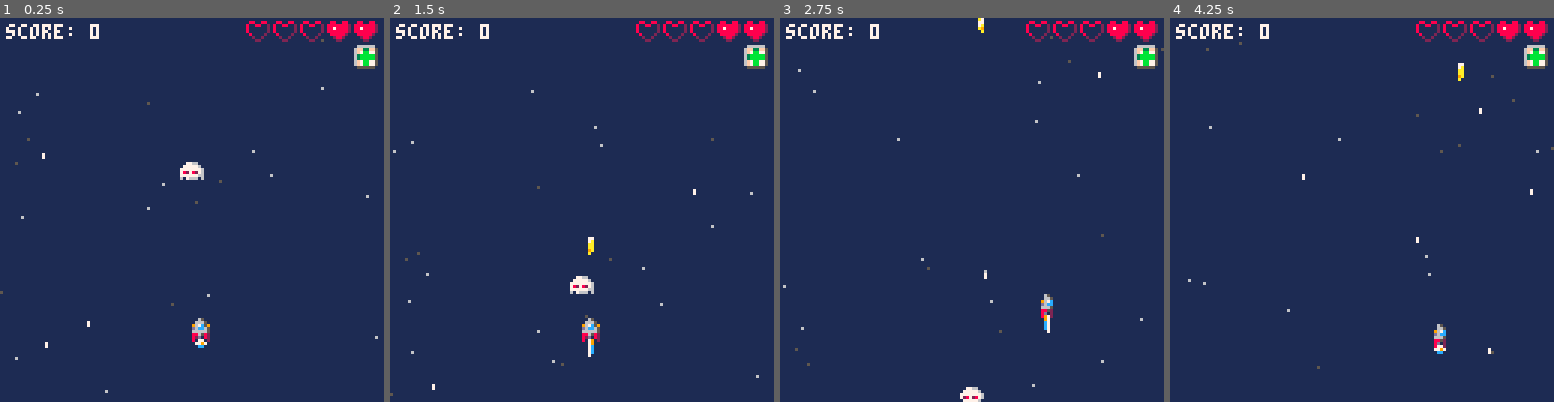
Above: before the commit, frames 1-4 (left to right).
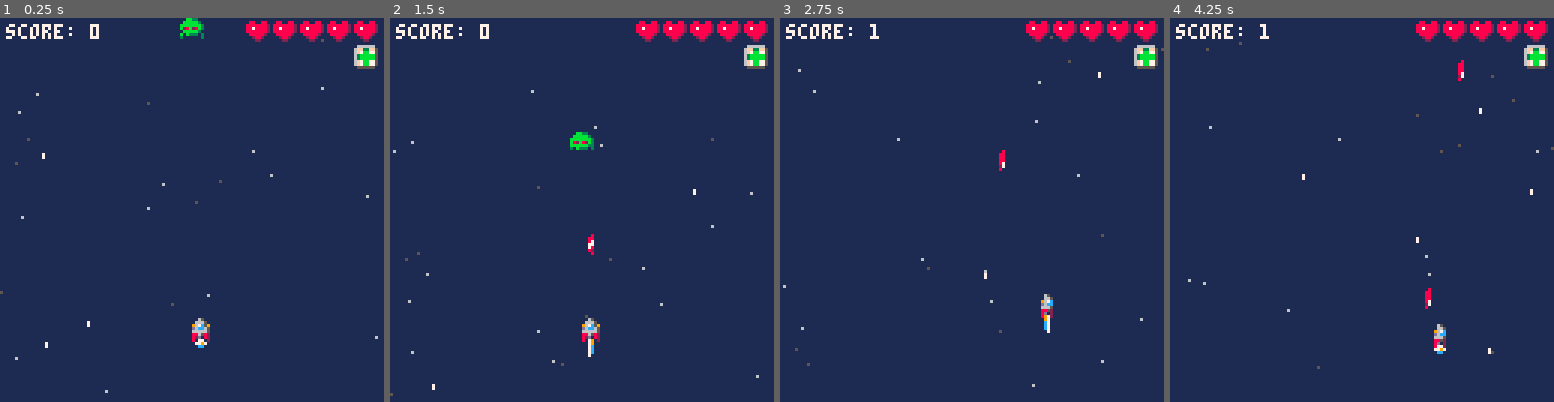
Above: after the commit, the same moments.

Repository: MrDoggyPants/pico-8
Game: PICO-8 cartridge carts/ship.p8
Same seed, same stepped clock (60 frames per second), same inputs: the game is played once before the commit and once after it.
Inputs:
- Up to frame 1 (0.25 s): no input
- Up to frame 2 (1.5 s): tap X (X key) at 0.33, 1.07 s
- Up to frame 3 (2.75 s): hold Right 1.6-2.1 s; tap X (X key) at 1.85 s; hold Up 2.15-2.42 s; hold Right from 2.47 s (still down)
- Up to frame 4 (4.25 s): tap X (X key) at 2.97, 4.08 s; release Right at 3.03 s; hold Left 3.08-3.58 s; hold Down 3.63-3.97 s; hold Right from 4.02 s (still down)

The runs differ from the first frame. In frame 1, 0.9% of the frame differs, in the area x 46-84%, y 0-43%; in frame 2, 1.0%, in the area x 46-84%, y 1-72%; in frame 3, 0.8%; in frame 4, 0.6%.

Commit message:
update to newest ships.p8

Diff:
--- a/carts/ship.p8
+++ b/carts/ship.p8
@@ -1,24 +1,27 @@
 pico-8 cartridge // http://www.pico-8.com
 version 41
 __lua__
--- init
+-- space shooter
+-- ~mrdoggypants
 function _init()
 	bg=1
+	t=0
 	stars={}
  for i=1,25 do
  	add(stars,{x=flr(rnd(128)),y=flr(rnd(128)),spd=rnd(2)+0.5})
  end
- enemies={}
- ship={x=63,y=100,spd=1,sprite=2,flamespr=5}
+ enemies={{x=60,y=-8,sprite=19,frame=0,animspd=0.2,dark=3,light=11}}
+ ship={x=63,y=100,spd=1,sprite=2,frame=0,flamespr=5,inv=0}
  bullets={}
  muzzlesize=0
  lastshot=0
+ explosions={}
  pwrups={bomb=false,health=false,gun=true}
  lose=false
  level=1
  score=0
  maxlives=5
- lives=2
+ lives=5
 end
 
 
@@ -30,11 +33,12 @@
 		gameover()
 	else
 		updatebullets()
-		if #enemies<1 then
-			updateenemies()
-		end
+		updateenemies()
 		updateship()
-	end
+		spawnenemies()
+		if lives<1 then lose=true end
+	end
+	t+=1
 end
 
 -->8
@@ -45,18 +49,13 @@
 		foreach(stars, drawstar)
 		foreach(bullets, drawbullet)
 		foreach(enemies, drawenemy)
-
-		spr(ship.sprite,ship.x,ship.y)
-		if ship.sprite==1 then
-			spr(ship.flamespr,ship.x+1,ship.y+6)
-		elseif ship.sprite==3 then
-			spr(ship.flamespr,ship.x-1,ship.y+6)
-		else
-			spr(ship.flamespr,ship.x,ship.y+6)
-		end
+		foreach(explosions, drawexplosion)
+		drawship()
+
 		if muzzlesize>0 then
 			circfill(ship.x+3,ship.y-2,muzzlesize,7)
 		end
+
 
 		-- hud icons
 		print("score: "..score,2,2,7)
@@ -131,11 +131,11 @@
 	if btn(⬇️) then dy+=1 end
 
 	if dx<0 then
-		ship.sprite=1
+		ship.frame=-1
 	elseif dx>0 then
-		ship.sprite=3
+		ship.frame=1
 	else
-		ship.sprite=2
+		ship.frame=0
 	end
 
 	ship.x+=dx*ship.spd
@@ -146,6 +146,13 @@
 	if ship.y<0 then ship.y=0 end
 	if ship.y>120 then ship.y=120 end
 
+	if ship.inv>0 then
+			ship.inv-=1
+		 ship.sprite=42
+	else
+			ship.sprite=2
+	end
+
 -- flame sprite animation
 	ship.flamespr+=1
 	if ship.flamespr>9 then
@@ -153,6 +160,27 @@
 	end
 end
 
+
+function drawship()
+	if ship.inv>0 then
+			if sin(t/4)<0 then
+				drawobj(ship)
+			end
+		else
+			drawobj(ship)
+			drawflames()
+		end
+end
+
+function drawflames()
+	if ship.frame==-1 then
+			spr(ship.flamespr,ship.x+1,ship.y+6)
+		elseif ship.frame==1 then
+			spr(ship.flamespr,ship.x-1,ship.y+6)
+		else
+			spr(ship.flamespr,ship.x,ship.y+6)
+		end
+end
 -->8
 -- bullets
 
@@ -167,8 +195,8 @@
 
 function updatebullets()
 	if btn(❎) then
-		if #bullets<1 and lastshot>15 then
-	 	add(bullets,{x=ship.x,y=ship.y-2,spd=2,sprite=16,frame=0,animspd=0.2})
+		if #bullets<3 and lastshot>15 then
+	 	add(bullets,{x=ship.x,y=ship.y-2,spd=2,sprite=16,frame=0,animspd=0.5,incr=1})
 	  lastshot=0
 	  muzzlesize=5
 	  sfx(0)
@@ -182,14 +210,19 @@
 
 
 function drawbullet(b)
-	b.frame+=b.animspd
-	if b.frame>=2 then
-		b.frame=0
+	b.frame+=b.animspd*b.incr
+	if b.frame>=3 then
+		b.frame-=b.animspd
+		b.incr = -1
+	elseif b.frame<=0 then
+		b.incr = 1
 	end
 	b.y-=b.spd
 	drawobj(b)
 	if b.y<0 then del(bullets,b) end
 end
+
+
 -->8
 -- gameover
 function gameover()
@@ -211,8 +244,22 @@
 
 -- update
 function updateenemies()
-	e={x=60,y=40,sprite=19,frame=0,animspd=0.1}
-	add(enemies,e)
+	for e in all(enemies) do
+	 if collision(ship,e) and ship.inv==0 then
+	 	sfx(2)
+	 	lives-=1
+	 	ship.inv=60
+	 end
+	 for b in all(bullets) do
+	  if collision(b,e) then
+	  sfx(1)
+	  score+=1
+	  del(enemies,e)
+	  del(bullets,b)
+	  add(explosions,{x=e.x,y=e.y,sprite=57,frame=0,animspd=0.5})
+	  end
+	 end
+	end
 end
 
 -- draw
@@ -223,175 +270,215 @@
 	end
 	e.y+=1
 	e.x+=0
+	pal(6,e.dark)
+	pal(7,e.light)
 	drawobj(e)
-end
-…(170 lines of a section not shown)…
+	pal()
+end
+
+function drawexplosion(e)
+	e.frame+=e.animspd
+	if e.frame>=2 then
+		del(explosions,e)
+	end
+	drawobj(e)
+end
+
+function spawnenemies()
+	for e in all(enemies) do
+		if e.y>127 then
+			add(enemies,{x=e.x,y=-8,sprite=e.sprite,frame=e.frame,animspd=e.animspd,dark=e.dark,light=e.light})
+			del(enemies,e)
+		end
+	end
+end
+
+-->8
+-- collisions
+function collision(a,b)
+	local a_left=a.x
+	local a_top=a.y
+	local a_right=a.x+7
+	local a_bot=a.y+7
+
+	local b_left=b.x
+	local b_top=b.y
+	local b_right=b.x+7
+	local b_bot=b.y+7
+
+	if a_top > b_bot then return false end
+	if b_top > a_bot then return false end
+	if a_left > b_right then return false end
+	if b_left > a_right then return false end
+
+	return true
+end
+…(169 lines of a section not shown)…
--- a/carts/untitled.p8
+++ /dev/null
@@ -1,33 +0,0 @@
-pico-8 cartridge // http://www.pico-8.com
-version 41
-__lua__
-function _init()
-
-end
-
-function _update()
-
-end
-
-function _draw()
-
-end
--->8
--- ball
-
---[[
-ball = {
-	spr=1,
-	frm=0,
-	anmspd=0.2,
-
-}
-]]
-__gfx__
-00000000000000000000000000000000000000000000000000000000000000000000000000000000000000000000000000000000000000000000000000000000
-00000000006666000066770000776600006666000000000000000000000000000000000000000000000000000000000000000000000000000000000000000000
-00700700067766600666667007666660066677600000000000000000000000000000000000000000000000000000000000000000000000000000000000000000
-00077000067666600666667007666660066667600000000000000000000000000000000000000000000000000000000000000000000000000000000000000000
-00077000066666700676666006666760076666600000000000000000000000000000000000000000000000000000000000000000000000000000000000000000
-00700700066666700677666006667760076666600000000000000000000000000000000000000000000000000000000000000000000000000000000000000000
-00000000006677000066660000666600007766000000000000000000000000000000000000000000000000000000000000000000000000000000000000000000
Not shown, changed: 22 lines of the sprite sheet (__gfx__) section of carts/ship.p8
Not shown, changed: the thumbnail (__label__) section of carts/ship.p8
Not shown, changed: the sound effects (__sfx__) section of carts/ship.p8
